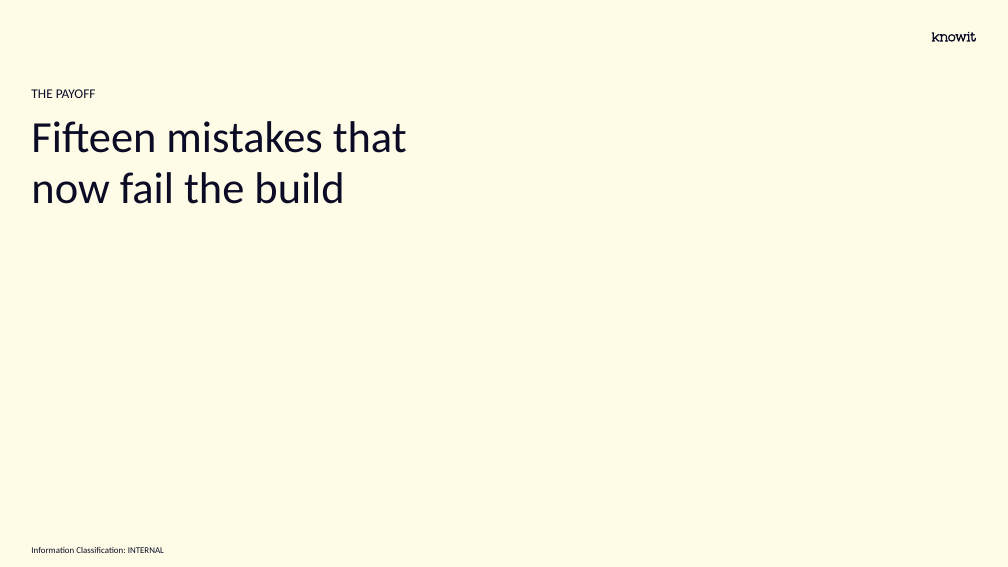
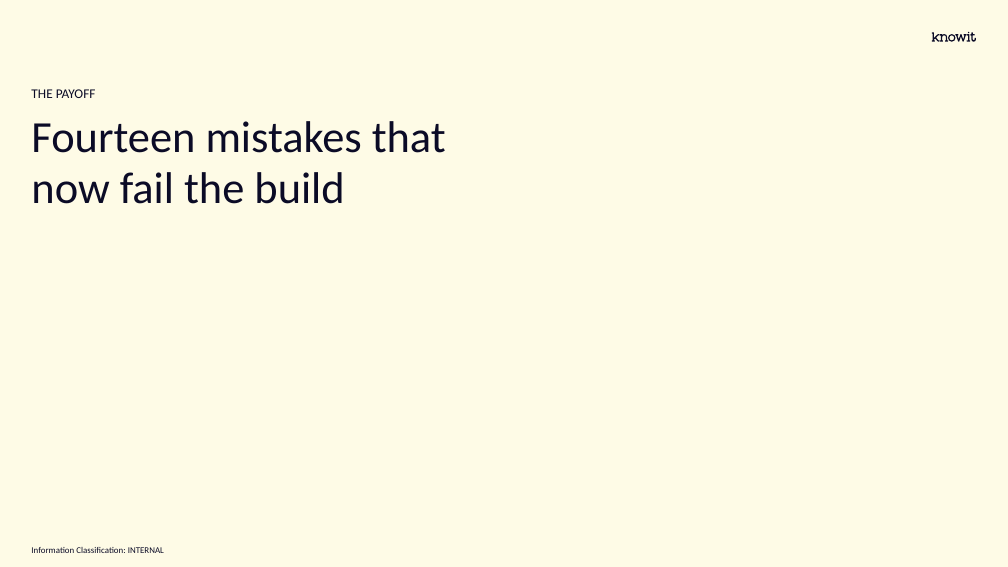
Before and after one commit to Rambrant/thorium, a slide deck: slide 8 of docs/Thorium.pptx. Drawn at 1008x567 pixels with LibreOffice and Linux fonts; fonts in the diff are those of the drawing; background and template pictures are left out. Boxes give left, top, right and bottom in pixels: in the first picture for what was removed or moved away, otherwise in the second. Text is boxed around its words. In the diff, an @@ line names an element or a change of style, - is before the commit and + after.

```diff
--- a/docs/Thorium.pptx
+++ b/docs/Thorium.pptx
@@ title at box(31, 121, 446, 204): text changed @@
-Fifteen mistakes that now fail the build
+Fourteen mistakes that now fail the build
```
Also in this commit, not shown: 1 other slide changed, 14 other files.
